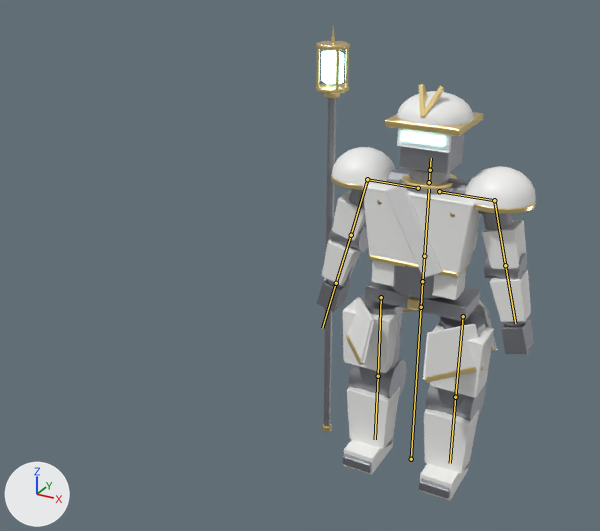
The glTF model public/models/forms/form-3.glb as it was, and as the next commit left it.
Rendered twice from a 50 mm camera at (0.707, -1.987, 1.556) aimed at (-0.305, -0.147, 0.636). Every picture has the same lights, and +X, +Y and +Z are marked at lower left. The first picture is the older version. The bones that change, and the others that lie on the model, are drawn over the model as lines.
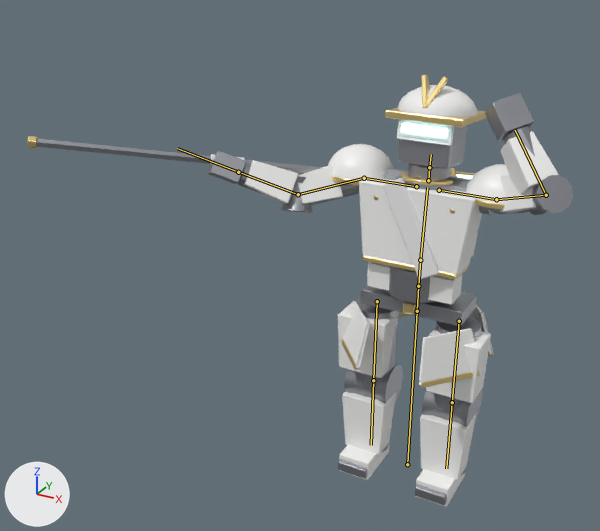
The newer file adds an action. The first version stands in its rest pose; the second is drawn at frame 16 of the action 'flex'.

Where the change shows, as pixel boxes [x1, y1, x2, y2] in the pictures (600 x 531 px):
'Mesh_0', posed (47% wider): before [322, 91, 536, 501]; after [244, 85, 559, 507]
'Mesh_1', posed (147% wider): before [317, 98, 534, 499]; after [36, 93, 573, 505]
'Mesh_2', posed (116% wider, 23% shorter): before [316, 27, 536, 432]; after [27, 75, 504, 388]
'Mesh_4', posed: before [324, 184, 442, 281]; after [210, 154, 439, 279]
'Mesh_3', posed: before [321, 50, 445, 146]; after [401, 123, 473, 179]
bone 'root', root to tip: before (411, 459) to (421, 307); after (407, 464) to (417, 311)
bone 'chest', root to tip: before (424, 256) to (429, 189); after (420, 260) to (427, 187)
bone 'upper_arm.L', root to tip: before (494, 200) to (505, 265); after (496, 199) to (546, 195)
bone 'forearm.L', root to tip: before (505, 265) to (515, 323); after (546, 195) to (515, 130)
bone 'upper_arm.R', root to tip: before (367, 179) to (351, 235); after (364, 178) to (298, 194)
bone 'forearm.R', root to tip: before (351, 235) to (336, 283); after (298, 194) to (238, 172)

What changed in the scene script:
```text
Change bone_root:
    where bone_root = bpy.data.objects['form'].pose.bones['root']
    bone_root.location: (0.0, 0.0, 0.0) -> (0.0, 0.0, 0.03)
Change bone_chest:
    where bone_chest = bpy.data.objects['form'].pose.bones['chest']  # child of 'spine'
    bone_chest.rotation_quaternion: (1.0, 0.0, 0.0, 0.0) -> (0.999, -0.052, 0.0, 0.0)  # degrees (0, 0, 0) -> degrees (-6, 0, 0)
    bone_chest.scale: (1.0, 1.0, 1.0) -> (1.04, 1.04, 1.04)
Change bone_upper_arm_l:
    where bone_upper_arm_l = bpy.data.objects['form'].pose.bones['upper_arm.L']  # child of 'shoulder.L'
    bone_upper_arm_l.rotation_quaternion: (1.0, 0.0, 0.0, 0.0) -> (0.665, -0.117, 0.128, -0.726)  # degrees (0, 0, 0) -> degrees (-20, 0, -95)
Change bone_forearm_l:
    where bone_forearm_l = bpy.data.objects['form'].pose.bones['forearm.L']  # child of 'upper_arm.L'
    bone_forearm_l.rotation_quaternion: (1.0, 0.0, 0.0, 0.0) -> (0.574, 0.0, 0.0, -0.819)  # degrees (0, 0, 0) -> degrees (0, 0, -110)
Change bone_upper_arm_r:
    where bone_upper_arm_r = bpy.data.objects['form'].pose.bones['upper_arm.R']  # child of 'shoulder.R'
    bone_upper_arm_r.rotation_quaternion: (1.0, 0.0, 0.0, 0.0) -> (0.853, -0.15, -0.087, 0.492)  # degrees (0, 0, 0) -> degrees (-20, 0, 60)
Change bone_forearm_r:
    where bone_forearm_r = bpy.data.objects['form'].pose.bones['forearm.R']  # child of 'upper_arm.R'
    bone_forearm_r.rotation_quaternion: (1.0, 0.0, 0.0, 0.0) -> (0.954, 0.0, 0.0, 0.301)  # degrees (0, 0, 0) -> degrees (0, 0, 35)
```
